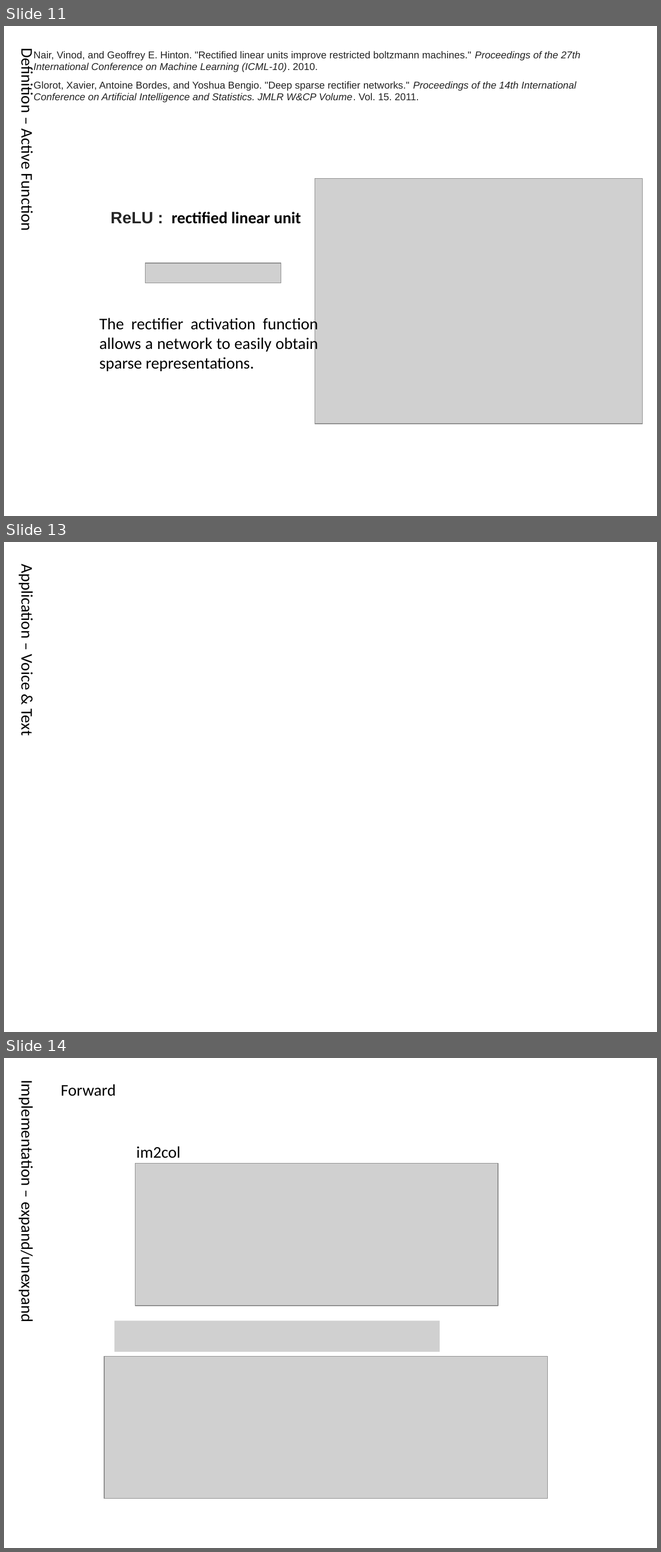
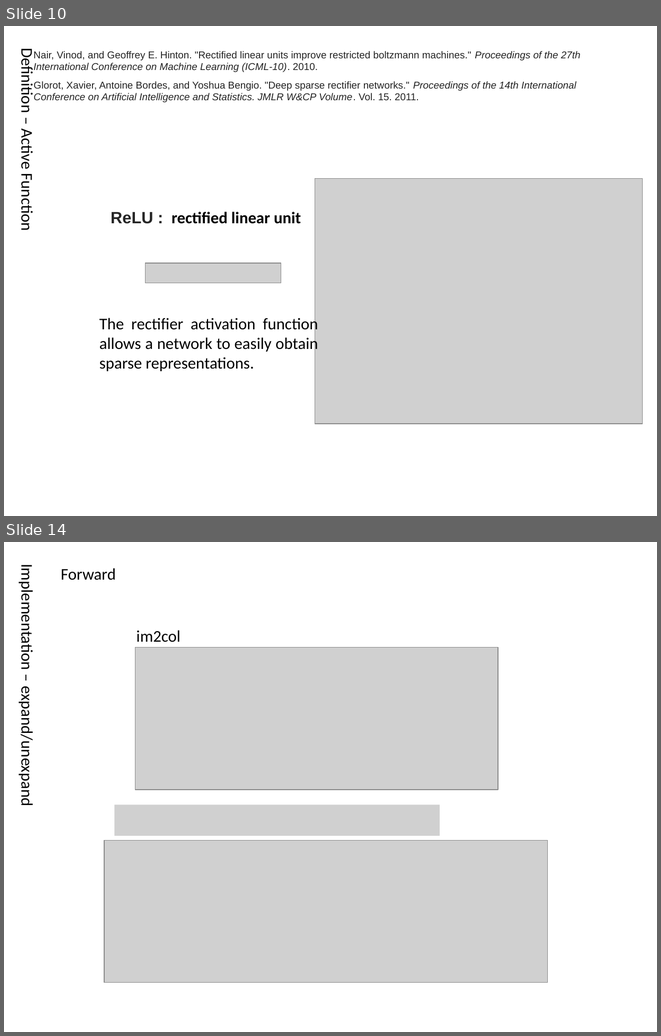
Before and after one commit to pl8787/exp_caffe, a slide deck: doc/Convolutional Neural Network.pptx. Shown one above the other, each under a label of ours: slides 11, 13 and 14 before the commit, slides 10 and 14 after it; the slides between them are not shown. The pictures are 661x1552 and 661x1036 pixels, drawn with LibreOffice and Linux fonts; fonts in the diff are those of the drawing; grey boxes stand for pictures. Boxes give left, top, right and bottom in pixels: in the first picture for what was removed or moved away, otherwise in the second. Text is boxed around its words. In the diff, an @@ line names an element or a change of style, - is before the commit and + after.

```diff
--- a/doc/Convolutional Neural Network.pptx
+++ b/doc/Convolutional Neural Network.pptx
@@ slide 13 removed at [4, 542, 657, 1032], background #FFFFFF @@
@@ text removed at [17, 571, 37, 735] @@
-Application – Voice & Text
@@ what was slide 11 is now slide 10 @@
```
Also in this commit, not shown: 5 slides changed, 3 slides added, 1 other slide removed.
